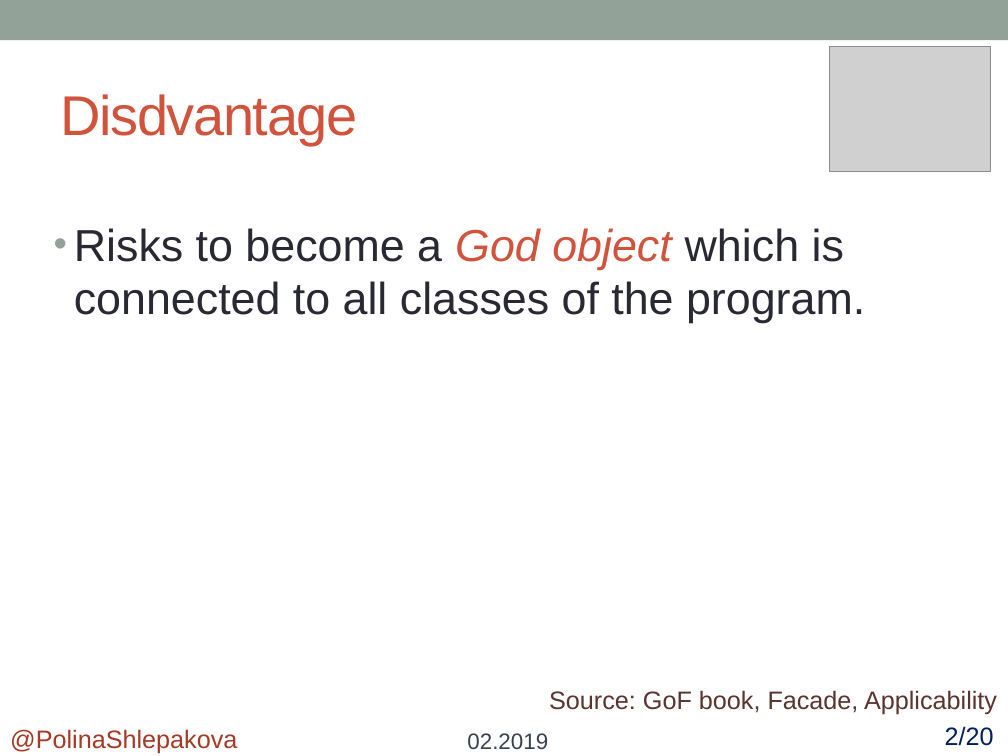
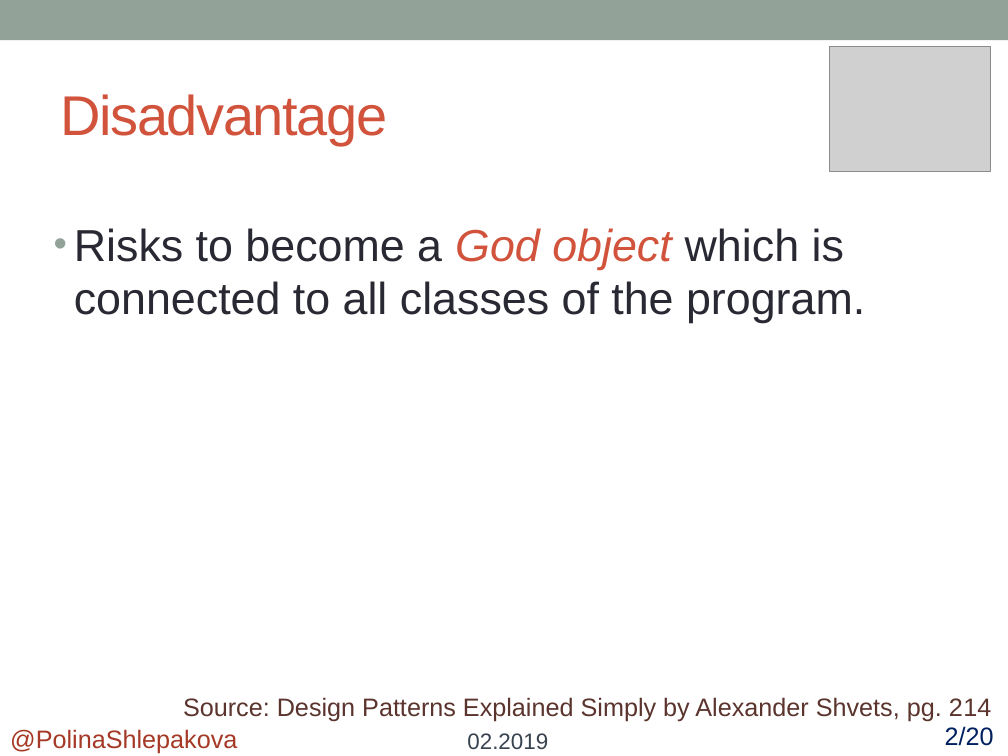
Before and after one commit to polykross/FactoryMethod-Facade, a slide deck: slide 21 of Facade/Presentation/Facade.pptx. Drawn at 1008x756 pixels with LibreOffice and Linux fonts; fonts in the diff are those of the drawing; grey boxes stand for pictures. Boxes give left, top, right and bottom in pixels: in the first picture for what was removed or moved away, otherwise in the second. Text is boxed around its words. In the diff, an @@ line names an element or a change of style, - is before the commit and + after.

Commit message:
Fix typos in presentations

```diff
--- a/Facade/Presentation/Facade.pptx
+++ b/Facade/Presentation/Facade.pptx
@@ title at (60, 94, 387, 145): text changed @@
-Disdvantage
+Disadvantage
@@ text added at (183, 697, 992, 722), 18 pt, text #5B352E @@
+Source: Design Patterns Explained Simply by Alexander Shvets, pg. 214
@@ text removed at (549, 690, 997, 715) @@
-Source: GoF book, Facade, Applicability
```
Also in this commit, not shown: 12 other slides changed, 1 other file.
